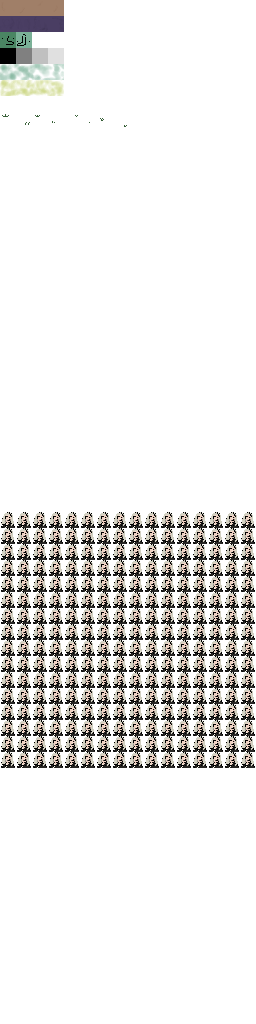
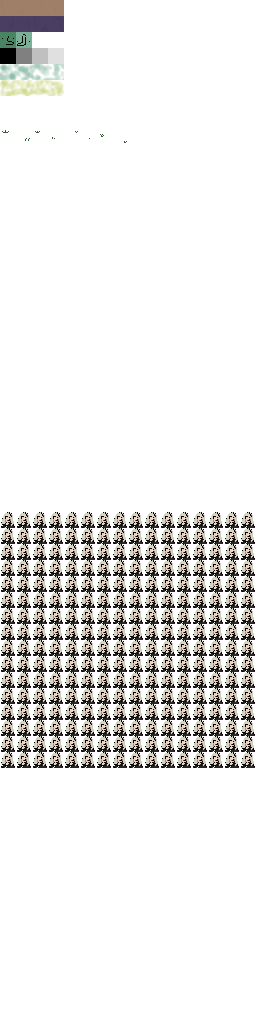
Revision of a layered 256×1024 image; what changed, layer by layer:
painted on "background" over <box>2,114,127,143</box>
